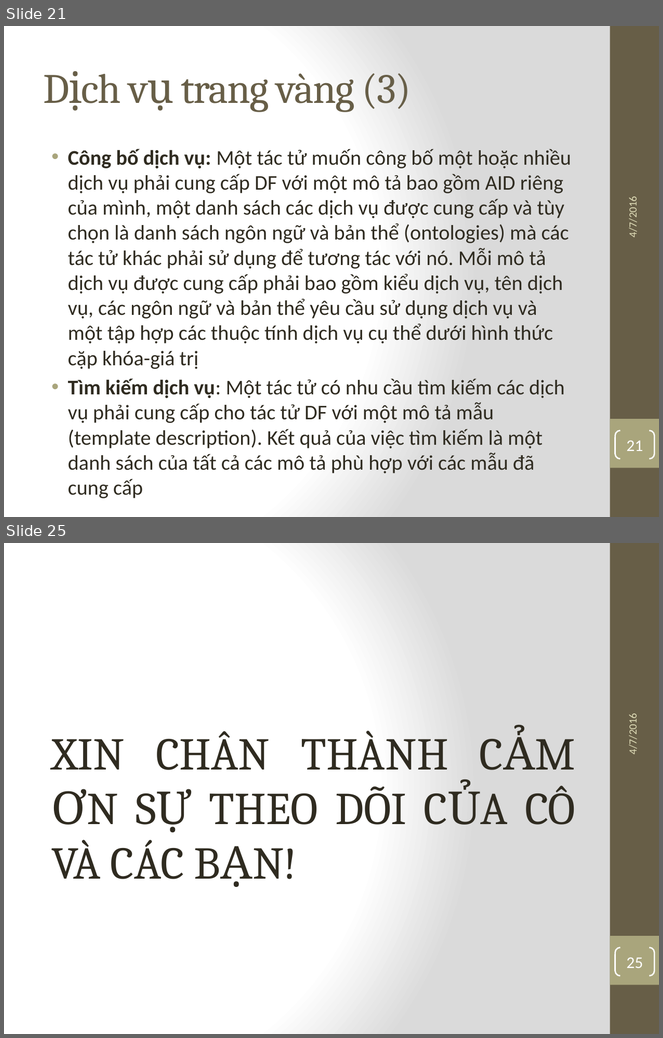
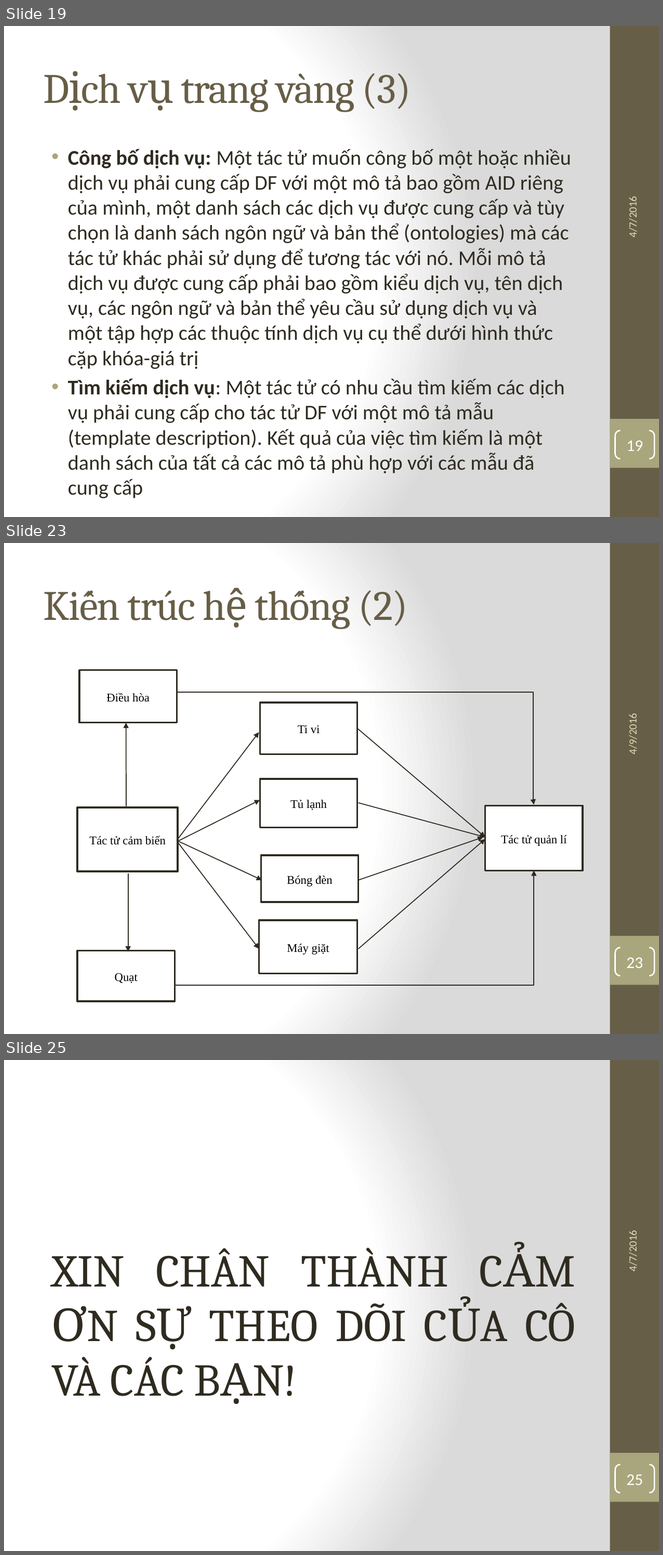
Before and after one commit to nampv92/VDHD, a slide deck: Group7_MultiAgentSystem_2st.pptx. Shown one above the other, each under a label of ours: slides 21 and 25 before the commit, slides 19, 23 and 25 after it; the slides between them are not shown. The pictures are 663x1038 and 663x1555 pixels, drawn with LibreOffice and Linux fonts; fonts in the diff are those of the drawing. Boxes give left, top, right and bottom in pixels: in the first picture for what was removed or moved away, otherwise in the second. Text is boxed around its words. In the diff, an @@ line names an element or a change of style, - is before the commit and + after.

```diff
--- a/Group7_MultiAgentSystem_2st.pptx
+++ b/Group7_MultiAgentSystem_2st.pptx
@@ slide 23 added at box(4, 543, 659, 1034), background gradient #FFFFFF to #DADADA; not listed: 2 template elements that a slide beside it also shows @@
@@ title added at box(44, 590, 408, 626), 46 pt, text #675E47 @@
+Kiến trúc hệ thống (2)
@@ text added at box(626, 717, 640, 754), 12 pt, text #DFDCB7 @@
+4/9/2016
@@ group added at box(77, 670, 583, 1002): 10 arrows, 8 rectangles, 2 elbow arrows @@
+Tác tử cảm biến
+Điều hòa
+Ti vi
+Tủ lạnh
+Bóng đèn
+Quạt
+Tác tử quản lí
+Máy giặt
@@ page number added at box(616, 948, 655, 976), outline #FFFFFF 1.5 pt, 18 pt, text #FFFFFF @@
+23
@@ what was slide 21 is now slide 19 @@
@@ page number at box(626, 440, 643, 451): text changed @@
-21
+19
```
Also in this commit, not shown: 5 slides changed, 1 other slide added, 2 slides removed, 10 other files.
